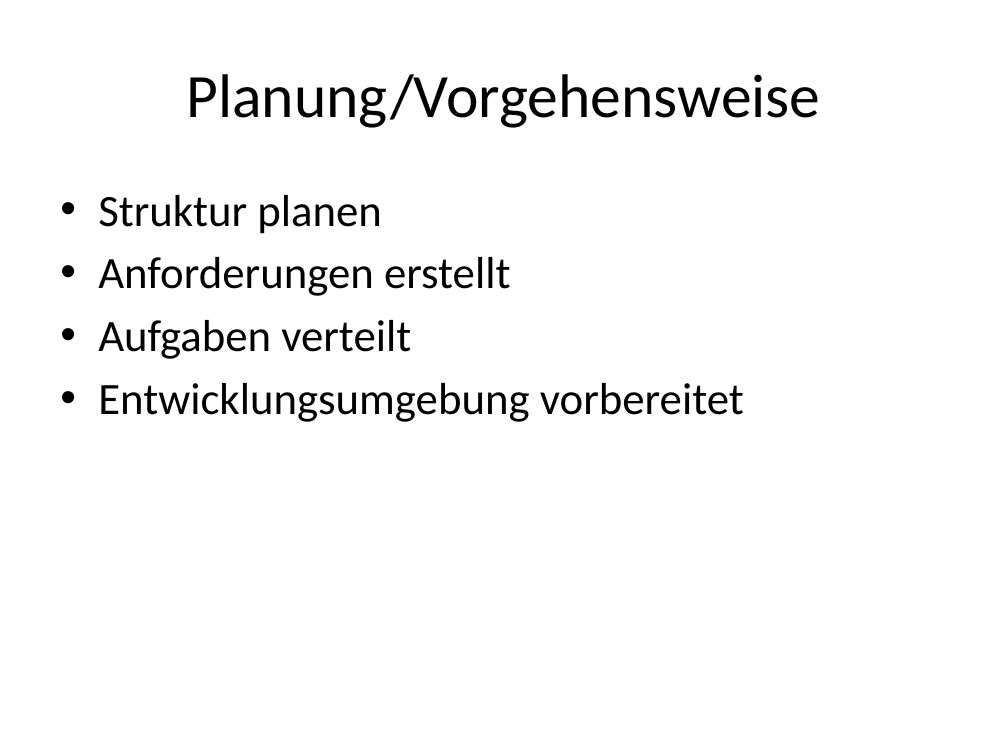
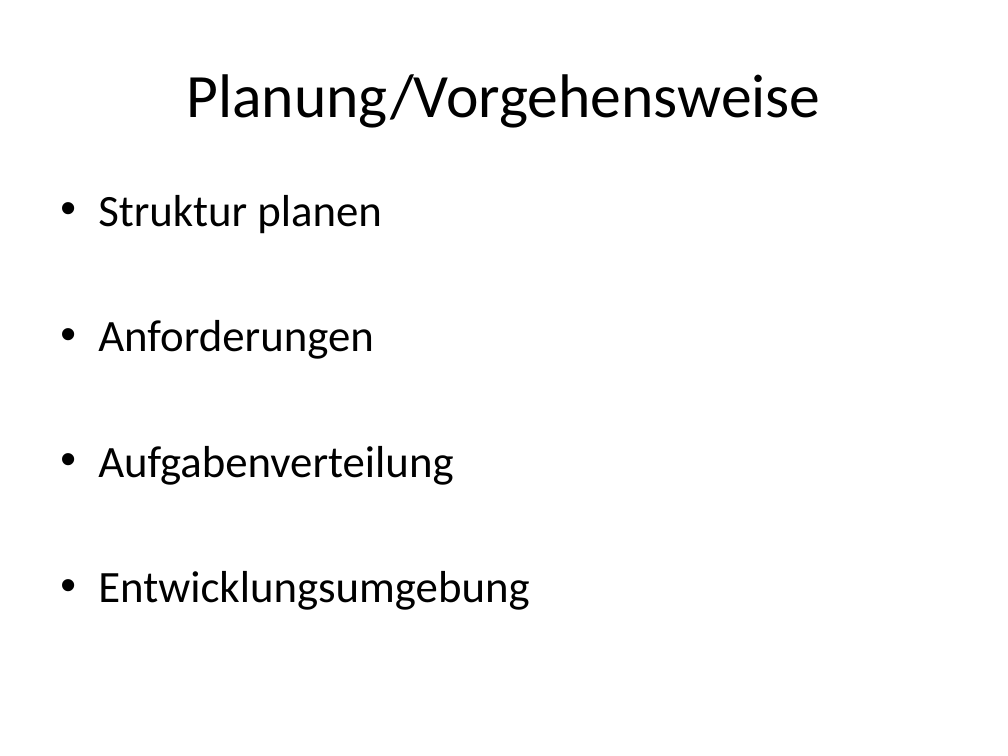
Before and after one commit to SanctumDesert/ZitateSammler, a slide deck: slide 5 of Zitatesammlung.pptx (slide 4 before the commit). Drawn at 1008x756 pixels with LibreOffice and Linux fonts; fonts in the diff are those of the drawing. Boxes give left, top, right and bottom in pixels: in the first picture for what was removed or moved away, otherwise in the second. Text is boxed around its words. In the diff, an @@ line names an element or a change of style, - is before the commit and + after.

Commit message:
Update

```diff
--- a/Zitatesammlung.pptx
+++ b/Zitatesammlung.pptx
@@ text at (98, 320, 529, 610): text changed @@
-• Anforderungen erstellt
-• Aufgaben verteilt
-• Entwicklungsumgebung vorbereitet
+• Anforderungen
+• Aufgabenverteilung
+• Entwicklungsumgebung
```
Also in this commit, not shown: 13 slides added.
